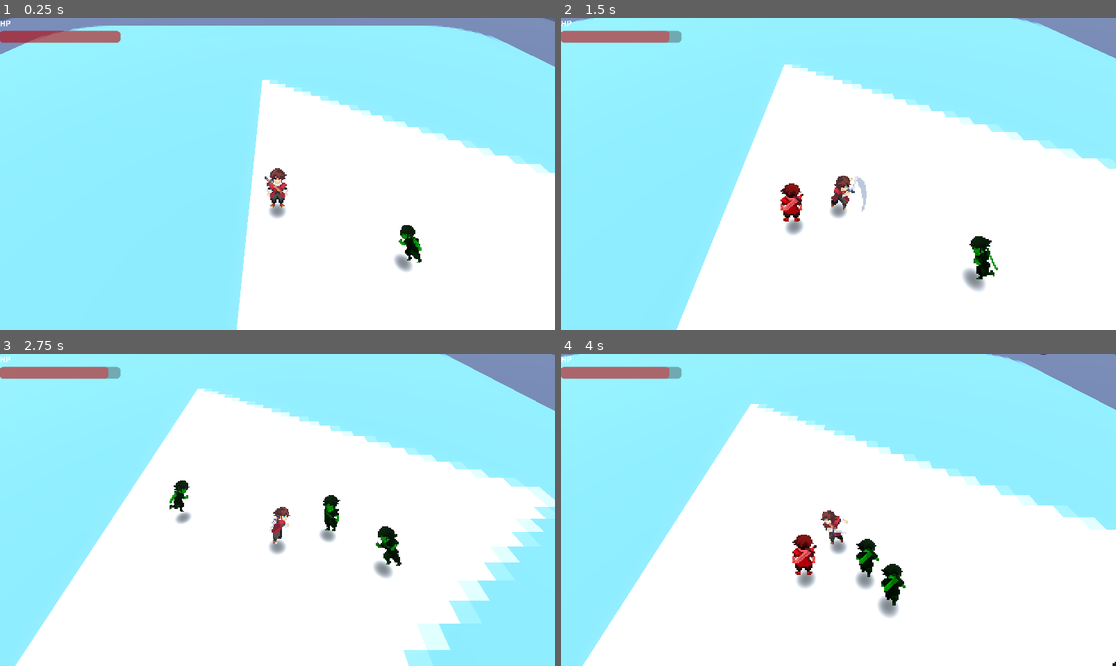
Above: before the commit, frames 1-4 (two rows, left to right).
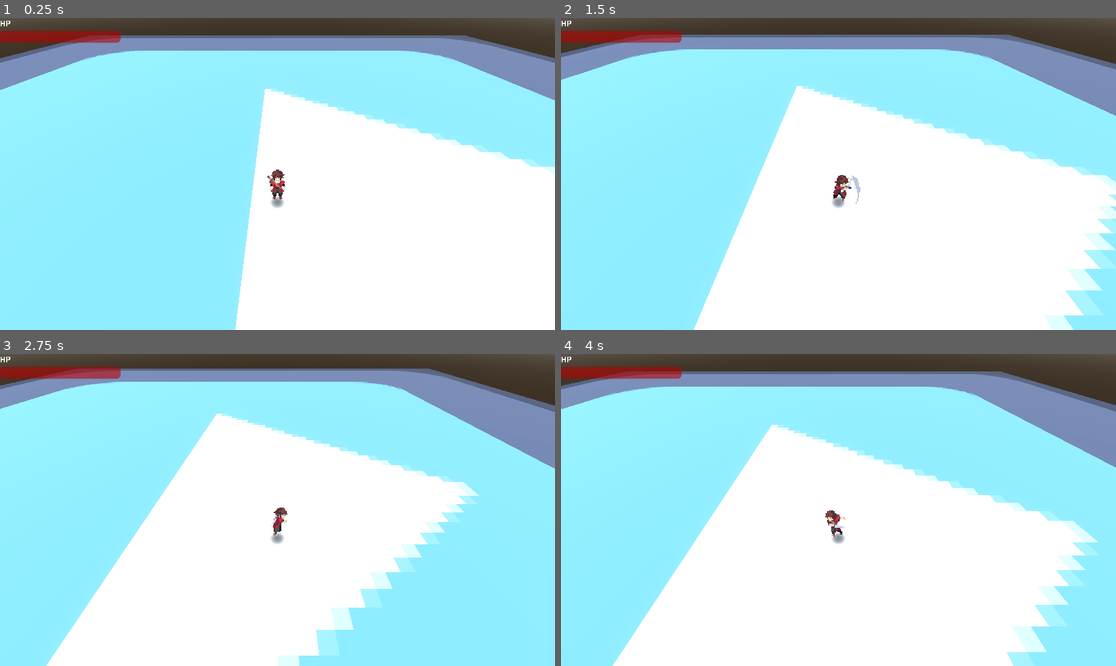
Above: after the commit, the same moments.

Repository: woliveira82/godot-prototype-2.5d
Game: Godot game, scene res://main.tscn
Same seed, same stepped clock (60 frames per second), same inputs: the game is played once before the commit and once after it. The engine's default icon, where the game draws it, is replaced by a stand-in: a white triangle on a blue panel in a dark square.
Inputs:
- Up to frame 1 (0.25 s): no input
- Up to frame 2 (1.5 s): hold D (right) 0.53-1.28 s; tap Space (attack) at 0.6, 1.35 s; hold S (down) from 1.28 s (still down)
- Up to frame 3 (2.75 s): release S (down) at 2.03 s; hold D (right) from 2.03 s (still down); tap Space (attack) at 2.1 s
- Up to frame 4 (4 s): release D (right) at 2.78 s; hold W (up) 2.78-3.53 s; tap Space (attack) at 2.85, 3.6 s; hold A (left) from 3.53 s (still down)

The runs differ from the first frame. In frame 1, 16% of the frame differs, in the area x 0-100%, y 0-100%; in frame 2, 24%; in frame 3, 36%; in frame 4, 30%.

Commit message:
fix: training dummy hurtbox

Diff:
--- a/enemy_spawner.gd
+++ b/enemy_spawner.gd
@@ -24,5 +24,5 @@
 func spawn_enemy() -> void:
 	var enemy = enemy_scene.instantiate()
 	var spawner_point: Node3D = spawner_points.pick_random()
+	enemy_container.add_child(enemy)
 	enemy.global_position = spawner_point.global_position
-	enemy_container.add_child(enemy)
--- a/main.tscn
+++ b/main.tscn
@@ -36,11 +36,15 @@
 [node name="CSGBox3D" type="CSGBox3D" parent="." unique_id=692897615]
 transform = Transform3D(1, 0, 0, 0, 1, 0, 0, 0, 1, 0, -0.1, 0)
 use_collision = true
-size = Vector3(100, 0.1, 100)
+size = Vector3(100, 1, 100)
 material = SubResource("StandardMaterial3D_h2yge")
 
 [node name="Player" parent="." unique_id=784886398 instance=ExtResource("2_0xm2m")]
-transform = Transform3D(1, 0, 0, 0, 1, 0, 0, 0, 1, 0, 2, 0)
+transform = Transform3D(1, 0, 0, 0, 1, 0, 0, 0, 1, 0, 0.5, 0)
+
+[node name="Camera3D" parent="Player/CameraPivot/SpringArm3D" parent_id_path=PackedInt32Array(784886398, 1071224072) index="0" unique_id=1935436998]
+fov = 90.0
+size = 25.0
 
 [node name="Enemies" type="Node3D" parent="." unique_id=1283084162]
 unique_name_in_owner = true
@@ -50,27 +54,6 @@
 
 [node name="HurtBox" parent="Enemies/TrainingDummy" index="2" unique_id=1365280674]
 collision_layer = 4
-
-[node name="Enemy" parent="Enemies" unique_id=821342521 instance=ExtResource("4_1bvp3")]
-transform = Transform3D(1, 0, 0, 0, 1, 0, 0, 0, 1, 6.3495064, 0.5585449, 2.0489225)
-
-[node name="Enemy2" parent="Enemies" unique_id=1410926431 instance=ExtResource("4_1bvp3")]
-transform = Transform3D(1, 0, 0, 0, 1, 0, 0, 0, 1, 12.699013, 1.1170897, 4.097845)
-
-[node name="Enemy3" parent="Enemies" unique_id=109670106 instance=ExtResource("4_1bvp3")]
-transform = Transform3D(1, 0, 0, 0, 1, 0, 0, 0, 1, 19.04852, 1.6756346, 6.1467676)
-
-[node name="Enemy4" parent="Enemies" unique_id=1781083497 instance=ExtResource("4_1bvp3")]
-transform = Transform3D(1, 0, 0, 0, 1, 0, 0, 0, 1, 25.398026, 2.2341795, 8.19569)
-
-[node name="Enemy5" parent="Enemies" unique_id=209030564 instance=ExtResource("4_1bvp3")]
-transform = Transform3D(1, 0, 0, 0, 1, 0, 0, 0, 1, -39.348526, 2.7927244, 27.07489)
-
-[node name="Enemy6" parent="Enemies" unique_id=2004005522 instance=ExtResource("4_1bvp3")]
-transform = Transform3D(1, 0, 0, 0, 1, 0, 0, 0, 1, -45.05976, 3.3512692, -43.664505)
-
-[node name="Enemy7" parent="Enemies" unique_id=162533625 instance=ExtResource("4_1bvp3")]
-transform = Transform3D(1, 0, 0, 0, 1, 0, 0, 0, 1, 44.718147, 3.9098141, -41.856487)
 
 [node name="EnemySpawner" type="Node3D" parent="." unique_id=378055159]
 script = ExtResource("5_7mycd")
@@ -115,24 +98,3 @@
 [editable path="Player/Hitbox"]
 [editable path="Player/Hurtbox"]
 [editable path="Enemies/TrainingDummy"]
-[editable path="Enemies/Enemy"]
-[editable path="Enemies/Enemy/Hitbox"]
-[editable path="Enemies/Enemy/Hurtbox"]
-[editable path="Enemies/Enemy2"]
-[editable path="Enemies/Enemy2/Hitbox"]
-[editable path="Enemies/Enemy2/Hurtbox"]
-[editable path="Enemies/Enemy3"]
-[editable path="Enemies/Enemy3/Hitbox"]
-[editable path="Enemies/Enemy3/Hurtbox"]
-[editable path="Enemies/Enemy4"]
-[editable path="Enemies/Enemy4/Hitbox"]
-[editable path="Enemies/Enemy4/Hurtbox"]
-[editable path="Enemies/Enemy5"]
-[editable path="Enemies/Enemy5/Hitbox"]
-[editable path="Enemies/Enemy5/Hurtbox"]
-[editable path="Enemies/Enemy6"]
-[editable path="Enemies/Enemy6/Hitbox"]
-[editable path="Enemies/Enemy6/Hurtbox"]
-[editable path="Enemies/Enemy7"]
-[editable path="Enemies/Enemy7/Hitbox"]
-[editable path="Enemies/Enemy7/Hurtbox"]
--- a/training_dummy.gd
+++ b/training_dummy.gd
@@ -5,10 +5,13 @@
 @onready var sprite := $AnimatedSprite3D
 
 
-func take_damage(amount: int):
+func _ready():
+	$Hurtbox.on_damage_taken.connect(_take_damage)
+
+
+func _take_damage(amount: int, _attacker_pos: Vector3):
 	hp -= amount
 	_hit_feedback()
-	print("Dummy HP:", hp)
 	if hp <= 0:
 		queue_free()
 
--- a/training_dummy.tscn
+++ b/training_dummy.tscn
@@ -2,6 +2,7 @@
 
 [ext_resource type="Script" uid="uid://bdvls0l3onv78" path="res://training_dummy.gd" id="1_w4js7"]
 [ext_resource type="Texture2D" uid="uid://bydj3det7wjtj" path="res://image/trainning-doll.png" id="2_7knb0"]
+[ext_resource type="PackedScene" uid="uid://bl8v0uoujbgrs" path="res://hurtbox.tscn" id="3_7knb0"]
 
 [sub_resource type="CapsuleShape3D" id="CapsuleShape3D_0xm2m"]
 
@@ -65,11 +66,9 @@
 sprite_frames = SubResource("SpriteFrames_kek77")
 frame = 2
 
-[node name="HurtBox" type="Area3D" parent="." unique_id=1365280674]
-collision_layer = 2
-collision_mask = 0
-monitoring = false
+[node name="Hurtbox" parent="." unique_id=1357632415 instance=ExtResource("3_7knb0")]
 
-[node name="CollisionShape3D" type="CollisionShape3D" parent="HurtBox" unique_id=1496765237]
-transform = Transform3D(1, 0, 0, 0, 1, 0, 0, 0, 1, 0, 1, 0)
-shape = SubResource("CapsuleShape3D_1bvp3")
+[node name="CollisionShape3D" parent="Hurtbox" index="0" unique_id=513440933]
+shape = SubResource("CapsuleShape3D_a3bbp")
+
+[editable path="Hurtbox"]
Not shown: 1 places in training_dummy.tscn that only renumber resources
